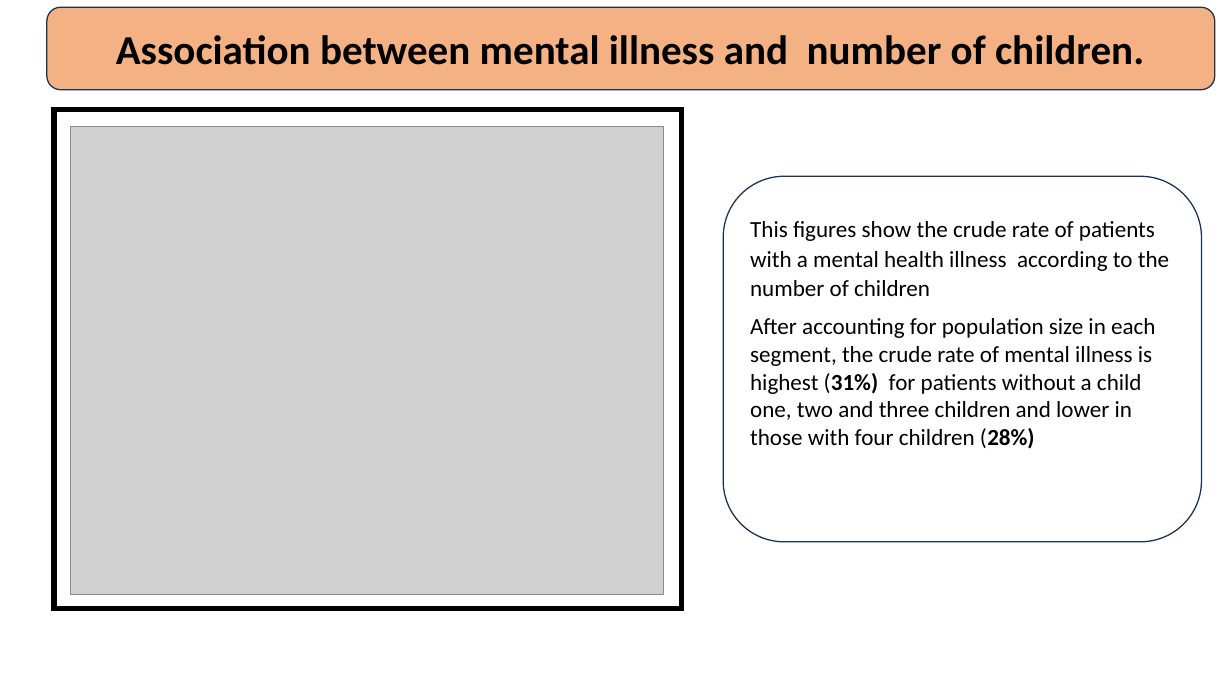
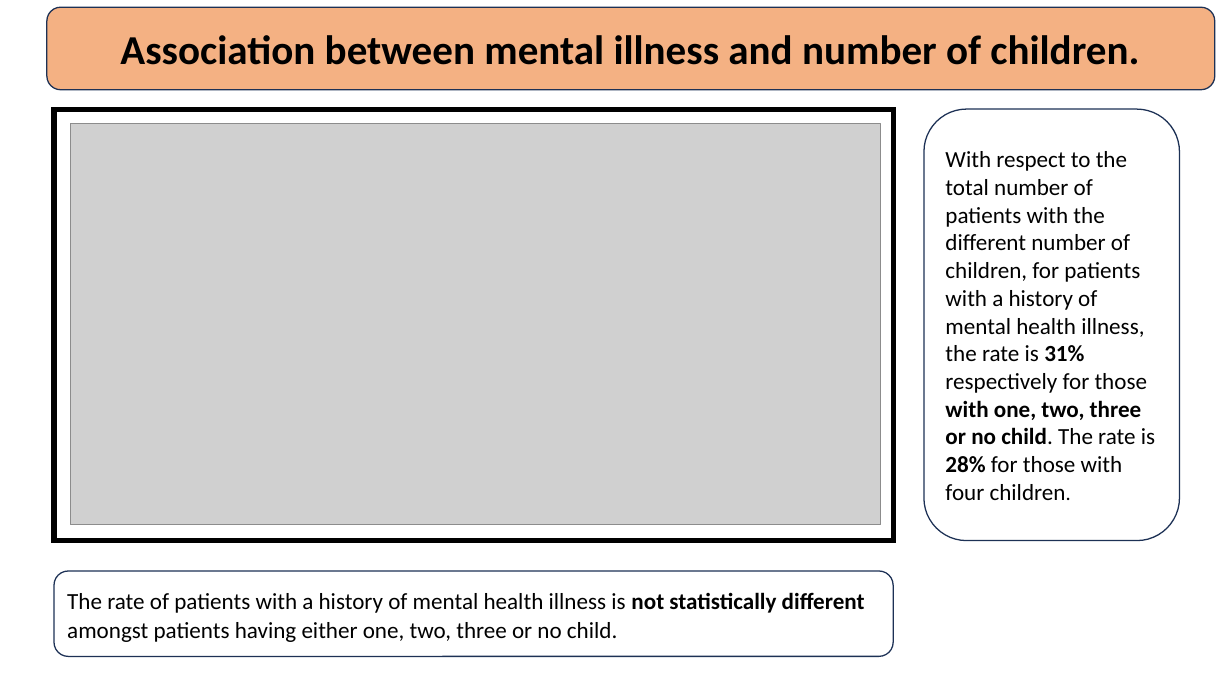
Before and after one commit to hnanji/PREDICTING-MH, a slide deck: slide 16 of reports/mental.health.pptx. Drawn at 1232x693 pixels with LibreOffice and Linux fonts; fonts in the diff are those of the drawing; grey boxes stand for pictures. Boxes give left, top, right and bottom in pixels: in the first picture for what was removed or moved away, otherwise in the second. Text is boxed around its words. In the diff, an @@ line names an element or a change of style, - is before the commit and + after.

```diff
--- a/reports/mental.health.pptx
+++ b/reports/mental.health.pptx
@@ rectangle: place and size @@
-rectangle at [54, 109, 681, 609]
+rectangle at [54, 109, 893, 541]
@@ rounded rectangle added at [924, 109, 1180, 541], fill #FFFFFF, outline #1E3256 1 pt, 18 pt, text #000000 @@
+With respect to the total number of patients with the different number of children, for patients with a history of mental health illness, the rate is 31% respectively for those with one, two, three or no child. The rate is 28% for those with four children. 12%.
@@ picture: place and size @@
-picture at [71, 127, 664, 595]
+picture at [70, 124, 881, 525]
@@ rounded rectangle removed at [724, 177, 1202, 543] @@
-This figures show the crude rate of patients with a mental health illness according to the number of children
-After accounting for population size in each segment, the crude rate of mental illness is highest (31%) for patients without a child one, two and three children and lower in those with four children (28%)
-or those between 20-24 years is 12%.
@@ rounded rectangle added at [54, 571, 893, 656], fill #FFFFFF, outline #1E3256 1 pt, 18 pt, text #000000 @@
+The rate of patients with a history of mental health illness is not statistically different amongst patients having either one, two, three or no child.
```
Also in this commit, not shown: 16 other slides changed, 4 slides added, 2 slides removed.
